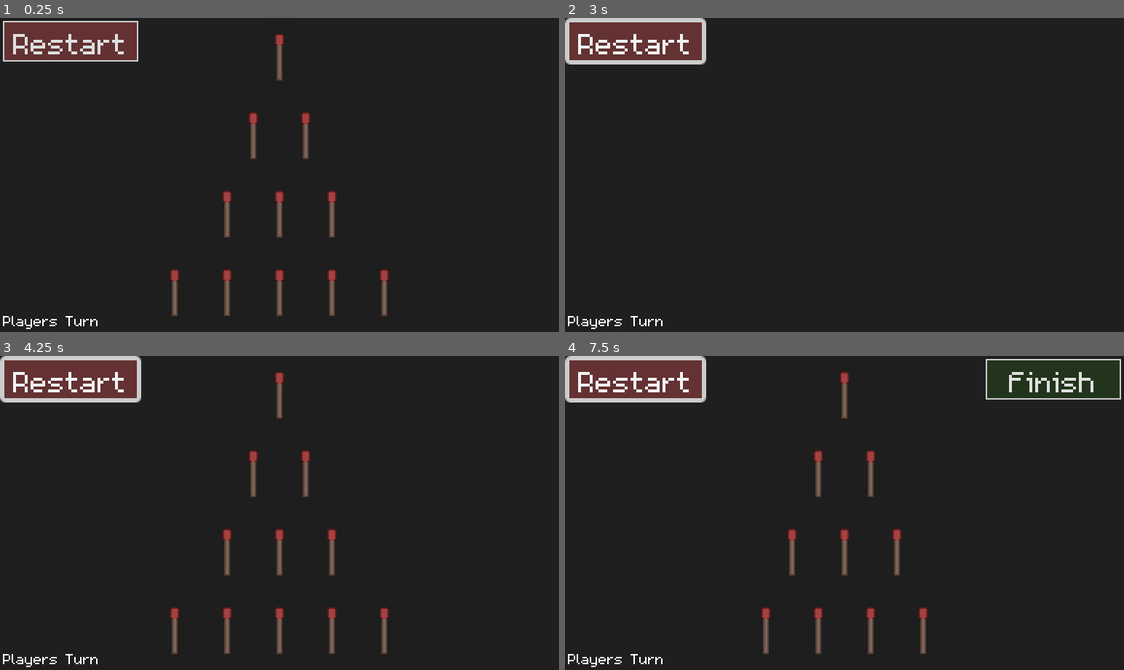
Above: before the commit, frames 1-4 (two rows, left to right).
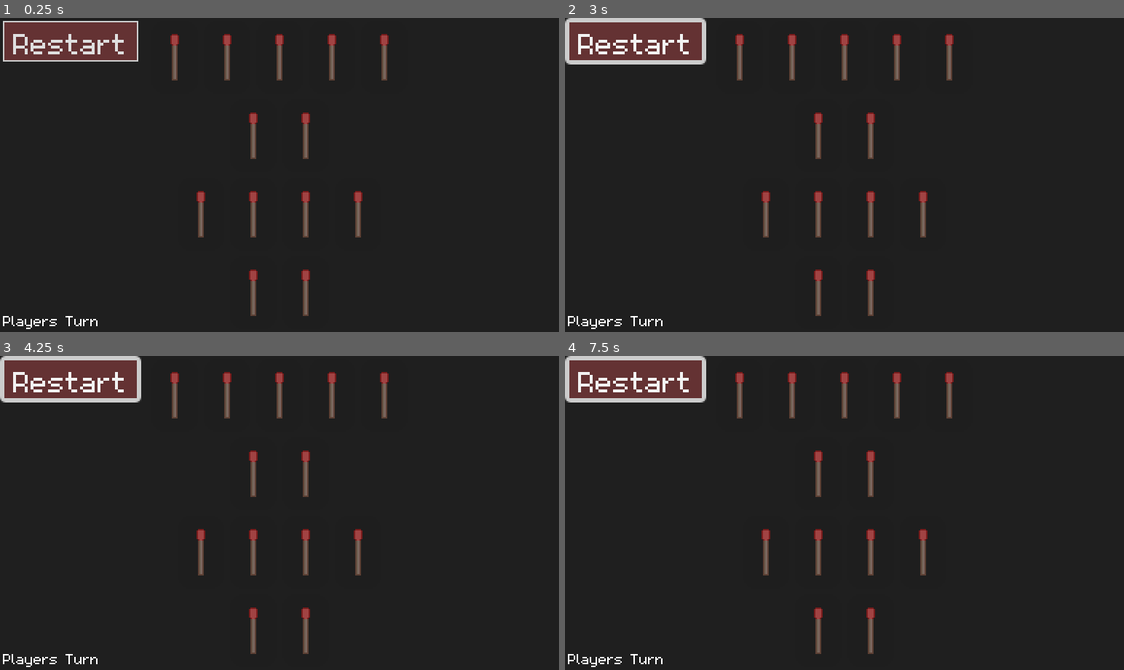
Above: after the commit, the same moments.

Repository: TylerFairleigh/COMP359-AB1-Assignment2
Game: Godot game, scene res://scenes/main.tscn
The game is run twice, just before and just after one commit, with the same random seed, the same clock (stepped at 60 frames per second) and the same inputs.
Inputs (mouse positions are in pixels of both pictures, inside the frame that each line leads up to):
- Up to frame 1 (0.25 s): no input
- Up to frame 2 (3 s): click "Restart" at 0.5 s; click "Restart" at 1.25 s; click "Restart" at 2 s; tap Enter at 2.75 s; move the mouse to (844, 55) at 2.77 s; click (844, 55) at 2.92 s
- Up to frame 3 (4.25 s): tap Space at 3.5 s; move the mouse to (251, 475) at 3.52 s; click (251, 475) at 3.67 s
- Up to frame 4 (7.5 s): tap Enter at 4.25, 5.75 s; move the mouse to (872, 475) at 4.27 s; click (872, 475) at 4.42 s; tap Space at 5, 6.5 s; move the mouse to (794, 550) at 5.02 s; click (794, 550) at 5.17 s; move the mouse to (844, 550) at 5.77 s; click (844, 550) at 5.92 s; move the mouse to (894, 550) at 6.52 s; click (894, 550) at 6.67 s; move the mouse to (738, 632) at 7.27 s; click (738, 632) at 7.42 s

The runs differ from the first frame. In frame 1, 3.0% of the frame differs, in the area x 30-70%, y 5-95%; in frame 2, 2.2%; in frame 3, 3.0%; in frame 4, 2.8%.
Error after the commit: Invalid call. Nonexistent function 'reset_player_turn' in base 'Node (GameLogic.gd)'. (res://scenes/match_view.gd:47)

Commit message:
Progress on integration of match_controller into game logic

Diff:
--- a/GameLogic.gd
+++ b/GameLogic.gd
@@ -1,12 +1,21 @@
 extends Node
 
-var pileMin = 3
-var pileMax = 3 # Declare a strict maximum
+@onready var matches = [$"VBoxContainer/Pile 1/Match_1", $"VBoxContainer/Pile 2/Match_2", $"VBoxContainer/Pile 2/Match_3", $"VBoxContainer/Pile 3/Match_4", $"VBoxContainer/Pile 3/Match_5", $"VBoxContainer/Pile 3/Match_6", $"VBoxContainer/Pile 4/Match_7", $"VBoxContainer/Pile 4/Match_8", $"VBoxContainer/Pile 4/Match_9", $"VBoxContainer/Pile 4/Match_10", $"VBoxContainer/Pile 4/Match_11"]
+@onready var turn_label = $turn_label
+
+var pileMin = 4
+var pileMax = 4 # Declare a strict maximum
 var matchMin = 1
-var matchMax = 8
+var matchMax = 5
 var gameArray # Keeps track of the current number of piles and matches per pile, stored in an array
-var playerTurn # Keeps track of whose turn it is, player's true if true, opponent's turn otherwise
+var player_turn # Keeps track of whose turn it is, player's true if true, opponent's turn otherwise
 var ongoingGame = false
+var player_active = false
+var match_number:int = 3
+var match_index_max = [] # Keeps track of the maximum index of a match in each pile
+var match_full_count # Keeps track of the total number of matches in the game space
+var pile_counters = {"pile_1": 0, "pile_2": 0, "pile_3": 0, "pile_4": 0}
+var valid_match_array = [] # Keeps track of the valid range of matches to remove from a pile
 
 # Create a game with a set number of piles and number of matches in each pile
 # The maximum values for piles and matches are declared at the top of this file
@@ -14,10 +23,13 @@
 func _create_game():
 	var piles = []
 	var numberOfPiles = randi_range(pileMin, pileMax)
-	#print("Number of piles: " + numberOfPiles)
-	#piles = [numberOfPiles]
-	for pile in numberOfPiles:
-		piles.append(randi_range(matchMin, matchMax))
+	var match_full_count = 0
+	for i in range(numberOfPiles):
+		var pile = randi_range(matchMin, matchMax)
+		match_full_count += pile
+		match_index_max.append(match_full_count)
+		piles.append(pile)
+		pile_counters["pile_" + str(i + 1)] = pile
 	return piles
 
 func _start_round():
@@ -25,17 +37,18 @@
 	gameArray = _create_game()
 	# Randomly choose who goes first
 	if randi() % 2:
-		playerTurn = true
+		player_turn = true
 	else:
-		playerTurn = false
+		player_turn = false
 	ongoingGame = true
 
 func _ready():
 	_start_round()
 
 func _process(_delta):
-	if ongoingGame:
-		_game_logic(gameArray)
+	pass
+	# if ongoingGame:
+	# 	_game_logic(gameArray)
 
 func _game_logic(array):
 	# Clean up array every time a pile is emptied, remove its index from the array
@@ -44,27 +57,31 @@
 	# Whoever makes the last move is the winner
 	if array.is_empty():
 		ongoingGame = false
-		if playerTurn:
+		if player_turn:
 			print("You lose!")
 		else:
 			print("You win!")
 		return
 	print("Current game space is " + str(array))
-	if playerTurn:
+	if player_turn:
 		# the player's turn to take matches))
 		print("Player's turn")
+
+		valid_match_array.clear()
+		for i in match_full_count:
+			valid_match_array.append(i + 1)
 		# Insert player control here and remove _random_move()
 		_player_make_choice(array)
 
 		# Remove this function once player choice is implemented
 		_random_move(array)
 
-		playerTurn = false
+		player_turn = false
 	else:
 		# opponent's turn to take matches
 		print("Opponent's turn")
 		_ai_make_choice(array)
-		playerTurn = true
+		player_turn = true
 
 # Function to remove indices which contain value 0
 func _shrink_array(array):
@@ -118,3 +135,10 @@
 	var remove = randi_range(1, array[index]) # Calculate a random number of matches to remove, minimum number allowable to remove is 1
 	array[index] -= remove
 	print(str(remove) + " matches removed from pile " + str(index + 1))
+
+func make_range():
+	valid_match_array.clear()
+	for i in range(len(match_index_max) - 1):
+		if match_number > match_index_max[i] and match_number <= match_index_max[i + 1]:
+			valid_match_array = range(match_index_max[i] + 1, match_index_max[i + 1] + 1)
+			break
--- a/project.godot
+++ b/project.godot
@@ -18,7 +18,7 @@
 
 [autoload]
 
-MatchController="*res://scenes/match_controller.gd"
+MatchController="*res://GameLogic.gd"
 TurnLabel="*res://scenes/turn_label.gd"
 
 [display]
--- a/scenes/main.tscn
+++ b/scenes/main.tscn
@@ -1,9 +1,8 @@
-[gd_scene load_steps=9 format=3 uid="uid://dxuoc1fec7hi5"]
+[gd_scene load_steps=8 format=3 uid="uid://dxuoc1fec7hi5"]
 
 [ext_resource type="PackedScene" uid="uid://bx6co1v284cd3" path="res://scenes/match_view.tscn" id="1_crgk3"]
 [ext_resource type="FontFile" uid="uid://d20wpwo18re0o" path="res://assets/m5x7.ttf" id="2_7oplk"]
 [ext_resource type="Script" path="res://scenes/turn_label.gd" id="3_gxuil"]
-[ext_resource type="Script" path="res://GameLogic.gd" id="4_umlox"]
 
 [sub_resource type="Theme" id="Theme_w1vl8"]
 default_font = ExtResource("2_7oplk")
@@ -65,9 +64,6 @@
 text = "Players Turn"
 script = ExtResource("3_gxuil")
 
-[node name="GameLogic" type="Node" parent="."]
-script = ExtResource("4_umlox")
-
 [connection signal="pressed" from="restart" to="matches" method="reset_state"]
 [connection signal="pressed" from="finish" to="matches" method="_on_finish_pressed"]
 [connection signal="pressed" from="finish" to="turn_label" method="label_change"]
